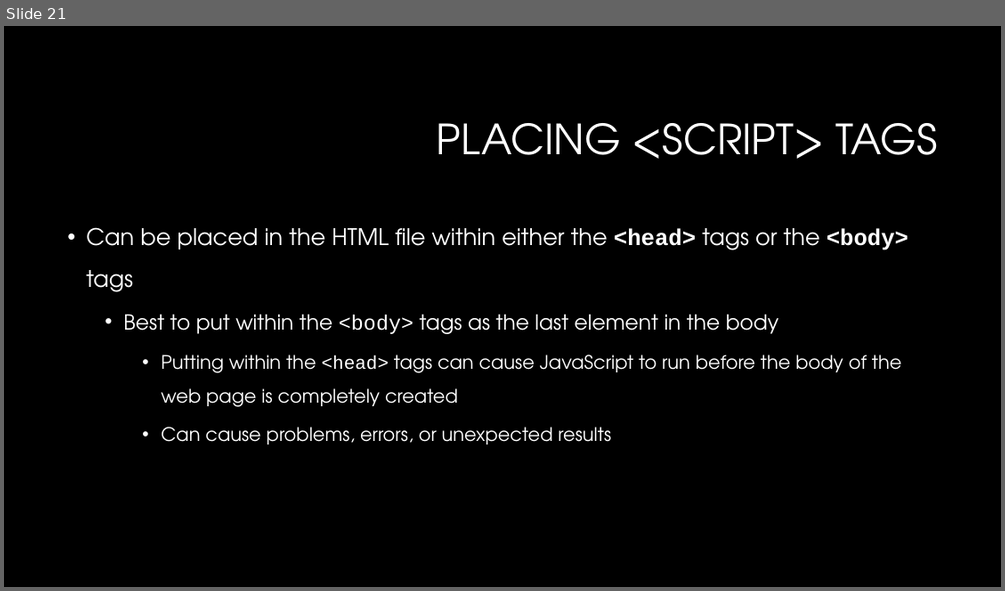
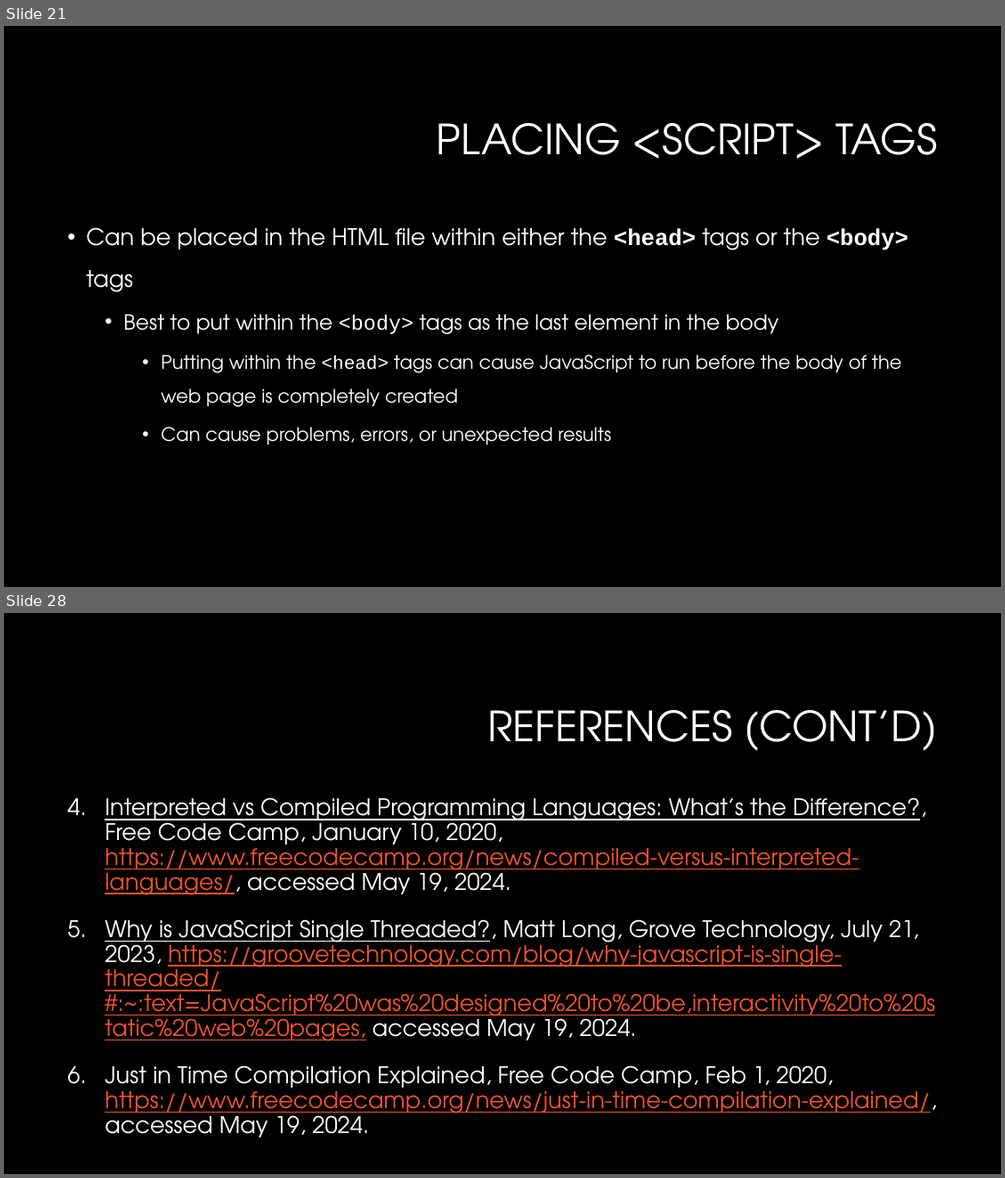
Before and after one commit to dtarvin/JavaScript-Class, a slide deck: slides for class/my slides/About JavaScript - new template.pptx. Shown one above the other, each under a label of ours: slide 21 before the commit, slides 21 and 28 after it; the slides between them are not shown. The pictures are 1005x591 and 1005x1178 pixels, drawn with LibreOffice and Linux fonts; fonts in the diff are those of the drawing; background and template pictures are left out. Boxes give left, top, right and bottom in pixels: in the first picture for what was removed or moved away, otherwise in the second. Text is boxed around its words. In the diff, an @@ line names an element or a change of style, - is before the commit and + after.

```diff
--- a/slides for class/my slides/About JavaScript - new template.pptx
+++ b/slides for class/my slides/About JavaScript - new template.pptx
@@ slide 28 added at (4,613,1001,1174), background #000000 @@
@@ title added at (487,710,937,751), 40 pt, text #FFFFFF @@
+REFERENCES (CONT’D)
@@ text added at (105,797,937,1137), 22 pt, text #F0532B, underline @@
+4. Interpreted vs Compiled Programming Languages: What’s the Difference?, Free Code Camp, January 10, 2020, https://www.freecodecamp.org/news/compiled-versus-interpreted-languages/, accessed May 19, 2024.
+5. Why is JavaScript Single Threaded?, Matt Long, Grove Technology, July 21, 2023, https://groovetechnology.com/blog/why-javascript-is-single-threaded/#:~:text=JavaScript%20was%20designed%20to%20be,interactivity%20to%20static%20web%20pages, accessed May 19, 2024.
+6. Just in Time Compilation Explained, Free Code Camp, Feb 1, 2020, https://www.freecodecamp.org/news/just-in-time-compilation-explained/, accessed May 19, 2024.
```
Also in this commit, not shown: 2 slides changed, 5 other slides added, 45 other files.
